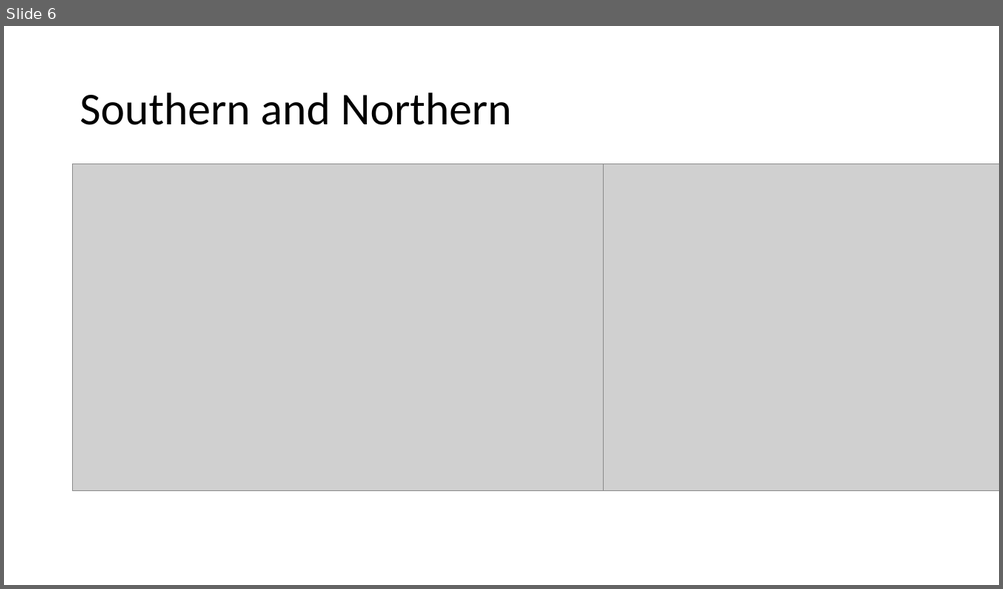
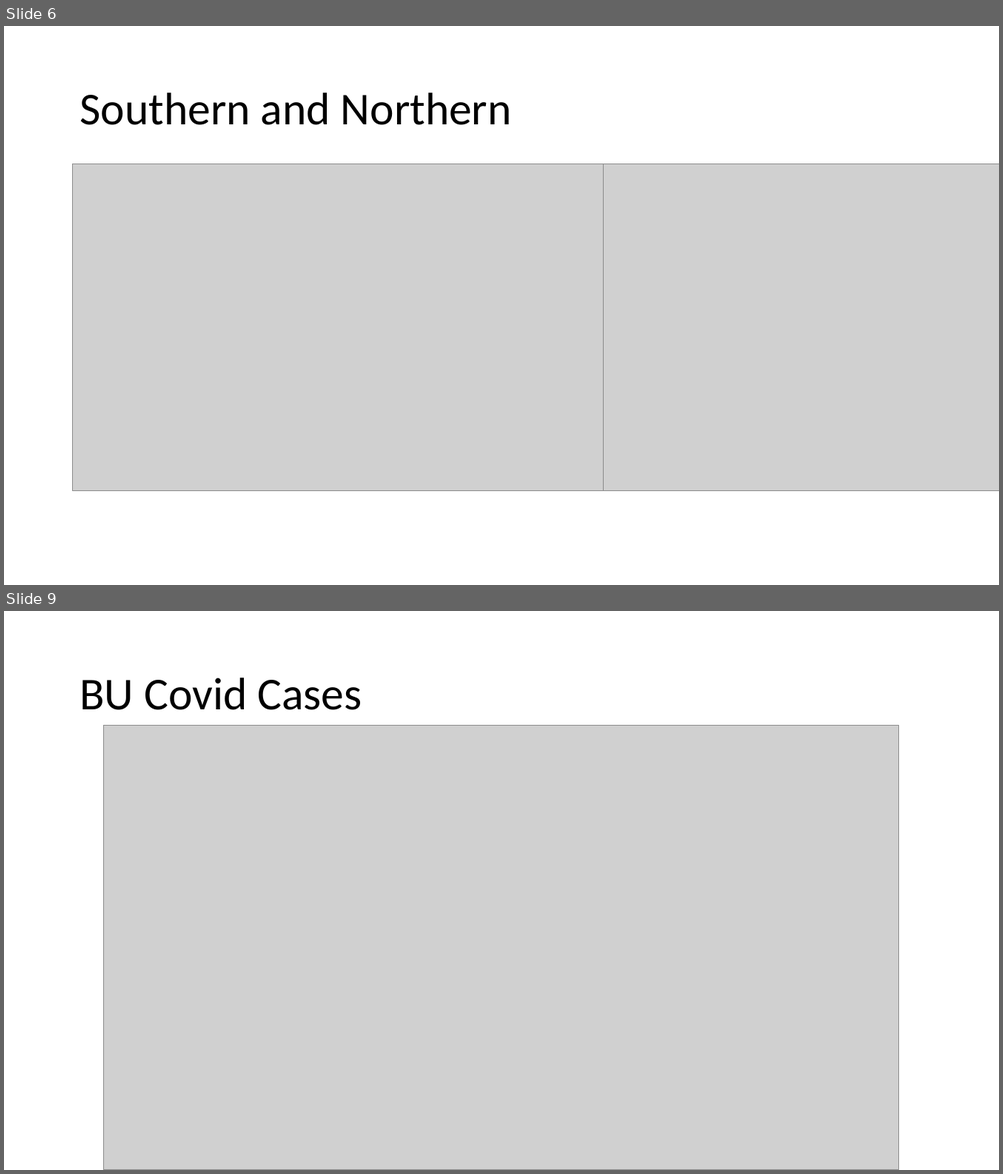
Before and after one commit to YJZhang77/Covid-git, a slide deck: results.pptx. Shown one above the other, each under a label of ours: slide 6 before the commit, slides 6 and 9 after it; the slides between them are not shown. The pictures are 1003x589 and 1003x1174 pixels, drawn with LibreOffice and Linux fonts; fonts in the diff are those of the drawing; grey boxes stand for pictures. Boxes give left, top, right and bottom in pixels: in the first picture for what was removed or moved away, otherwise in the second. Text is boxed around its words. In the diff, an @@ line names an element or a change of style, - is before the commit and + after.

```diff
--- a/results.pptx
+++ b/results.pptx
@@ slide 9 added at (x1=4, y1=611, x2=999, y2=1170), background #FFFFFF @@
@@ title added at (x1=79, y1=678, x2=362, y2=710), 44 pt, text #000000 @@
+BU Covid Cases
@@ picture added at (x1=104, y1=725, x2=899, y2=1170) @@
```
Also in this commit, not shown: 5 other slides added.
